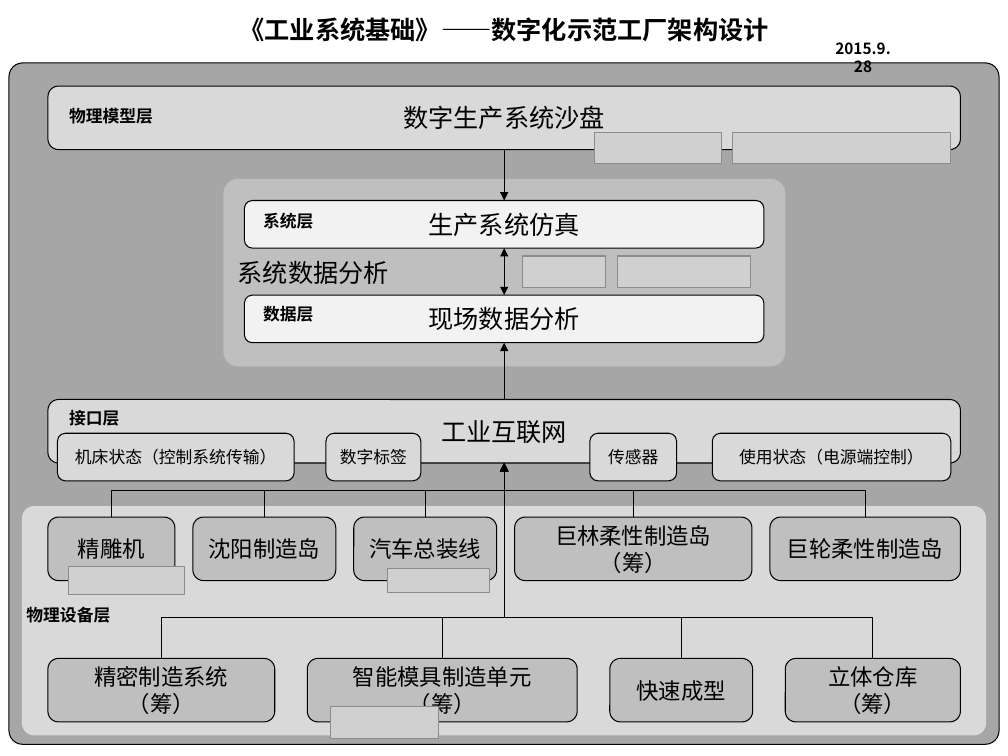
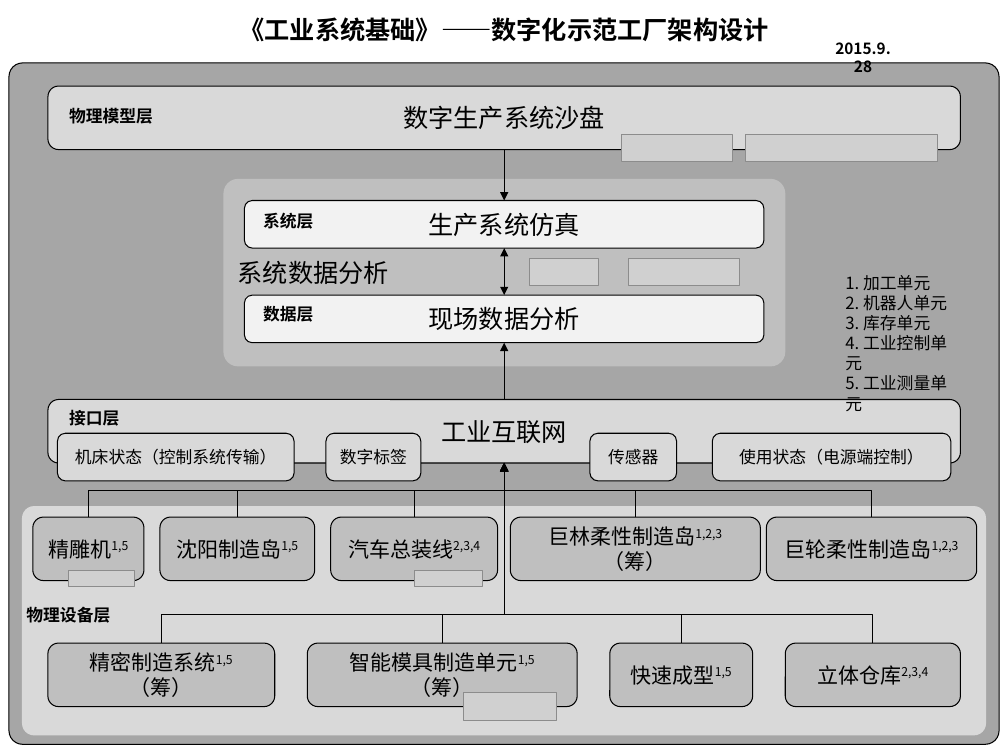
Before and after one commit to woodyme/i.center_my_workzone, a slide deck: slide 2 of 精雕实验室/数字化示范工厂/数字化示范工厂.pptx. Drawn at 1008x756 pixels with LibreOffice and Linux fonts; fonts in the diff are those of the drawing; grey boxes stand for pictures. Boxes give left, top, right and bottom in pixels: in the first picture for what was removed or moved away, otherwise in the second. Text is boxed around its words. In the diff, an @@ line names an element or a change of style, - is before the commit and + after.

Commit message:
update 数字示范工厂架构图

```diff
--- a/精雕实验室/数字化示范工厂/数字化示范工厂.pptx
+++ b/精雕实验室/数字化示范工厂/数字化示范工厂.pptx
@@ picture: place and size @@
-picture at <box>595,132,722,163</box>
+picture at <box>621,134,732,162</box>
@@ picture: place and size @@
-picture at <box>732,132,951,163</box>
+picture at <box>746,134,937,162</box>
@@ picture: place and size @@
-picture at <box>522,256,606,287</box>
+picture at <box>529,259,599,285</box>
@@ picture: place and size @@
-picture at <box>618,256,750,287</box>
+picture at <box>629,259,740,285</box>
@@ text added at <box>845,275,947,391</box>, 12 pt, text #000000 @@
+1. 加工单元
+2. 机器人单元
+3. 库存单元
+4. 工业控制单元
+5. 工业测量单元
@@ elbow arrow moved from (112, 517) - (504, 463) to (89, 517) - (504, 463) @@
@@ elbow arrow moved from (161, 658) - (504, 463) to (161, 643) - (504, 463) @@
@@ elbow arrow moved from (264, 517) - (504, 463) to (237, 517) - (504, 463) @@
@@ elbow arrow moved from (425, 517) - (504, 463) to (414, 517) - (504, 463) @@
@@ elbow arrow moved from (443, 658) - (504, 463) to (443, 643) - (504, 463) @@
@@ elbow arrow (635, 517) - (504, 463): route changed @@
@@ elbow arrow moved from (865, 517) - (504, 463) to (872, 517) - (504, 463) @@
@@ elbow arrow moved from (873, 658) - (504, 463) to (873, 643) - (504, 463) @@
@@ elbow arrow moved from (681, 658) - (504, 463) to (681, 643) - (504, 463) @@
@@ rounded rectangle "精雕机1,5": place and size @@
-rounded rectangle "精雕机1,5" at <box>48,517,175,581</box>
+rounded rectangle "精雕机1,5" at <box>33,517,144,581</box>
@@ text in rounded rectangle at <box>48,539,128,559</box>: text changed; size 16 to 15 pt @@
-精雕机
+精雕机1,5
@@ rounded rectangle "沈阳制造岛1,5": place and size @@
-rounded rectangle "沈阳制造岛1,5" at <box>193,517,336,581</box>
+rounded rectangle "沈阳制造岛1,5" at <box>160,517,316,581</box>
@@ text in rounded rectangle at <box>176,539,298,559</box>: text changed; size 16 to 15 pt @@
-沈阳制造岛
+沈阳制造岛1,5
@@ rounded rectangle "汽车总装线2,3,4": place and size @@
-rounded rectangle "汽车总装线2,3,4" at <box>354,517,497,581</box>
+rounded rectangle "汽车总装线2,3,4" at <box>331,517,498,581</box>
@@ text in rounded rectangle at <box>348,539,480,559</box>: text changed; size 16 to 15 pt @@
-汽车总装线
+汽车总装线2,3,4
@@ rounded rectangle "巨林柔性制造岛1,2,3（筹）": place and size @@
-rounded rectangle "巨林柔性制造岛1,2,3（筹）" at <box>515,517,752,581</box>
+rounded rectangle "巨林柔性制造岛1,2,3（筹）" at <box>510,517,760,581</box>
@@ text in rounded rectangle at <box>548,526,722,571</box>: text changed; size 16 to 15 pt @@
-巨林柔性制造岛（筹）
+巨林柔性制造岛1,2,3（筹）
@@ rounded rectangle "巨轮柔性制造岛1,2,3": place and size @@
-rounded rectangle "巨轮柔性制造岛1,2,3" at <box>770,517,961,581</box>
+rounded rectangle "巨轮柔性制造岛1,2,3" at <box>766,517,977,581</box>
@@ text in rounded rectangle at <box>785,539,959,559</box>: text changed; size 16 to 15 pt @@
-巨轮柔性制造岛
+巨轮柔性制造岛1,2,3
@@ picture: place and size @@
-picture at <box>69,566,185,595</box>
+picture at <box>69,571,135,587</box>
@@ picture: place and size @@
-picture at <box>387,569,489,593</box>
+picture at <box>414,571,482,587</box>
@@ text in rounded rectangle at <box>90,652,233,697</box>: text changed; size 16 to 15 pt @@
-精密制造系统（筹）
+精密制造系统1,5（筹）
@@ text in rounded rectangle at <box>350,652,535,700</box>: text changed; size 16 to 15 pt @@
-智能模具制造单元（筹）
+智能模具制造单元1,5（筹）
@@ 4 rounded rectangles: place and size @@
-4 rounded rectangles at <box>48,658,961,722</box>
+4 rounded rectangles at <box>48,643,961,707</box>
@@ text in rounded rectangle at <box>631,665,732,685</box>: text changed; size 16 to 15 pt @@
-快速成型
+快速成型1,5
@@ text in rounded rectangle at <box>817,665,928,685</box>: text changed; size 16 to 15 pt @@
-立体仓库（筹）
+立体仓库2,3,4
@@ picture: place and size @@
-picture at <box>331,707,438,738</box>
+picture at <box>464,692,556,720</box>
```
